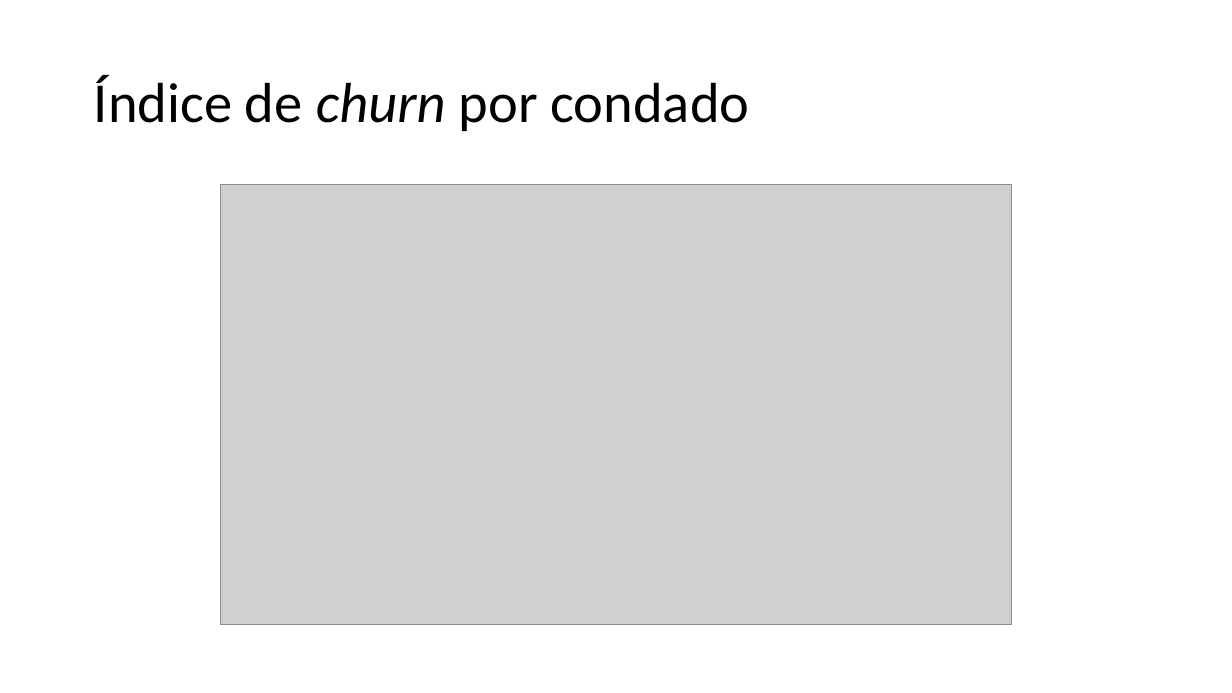
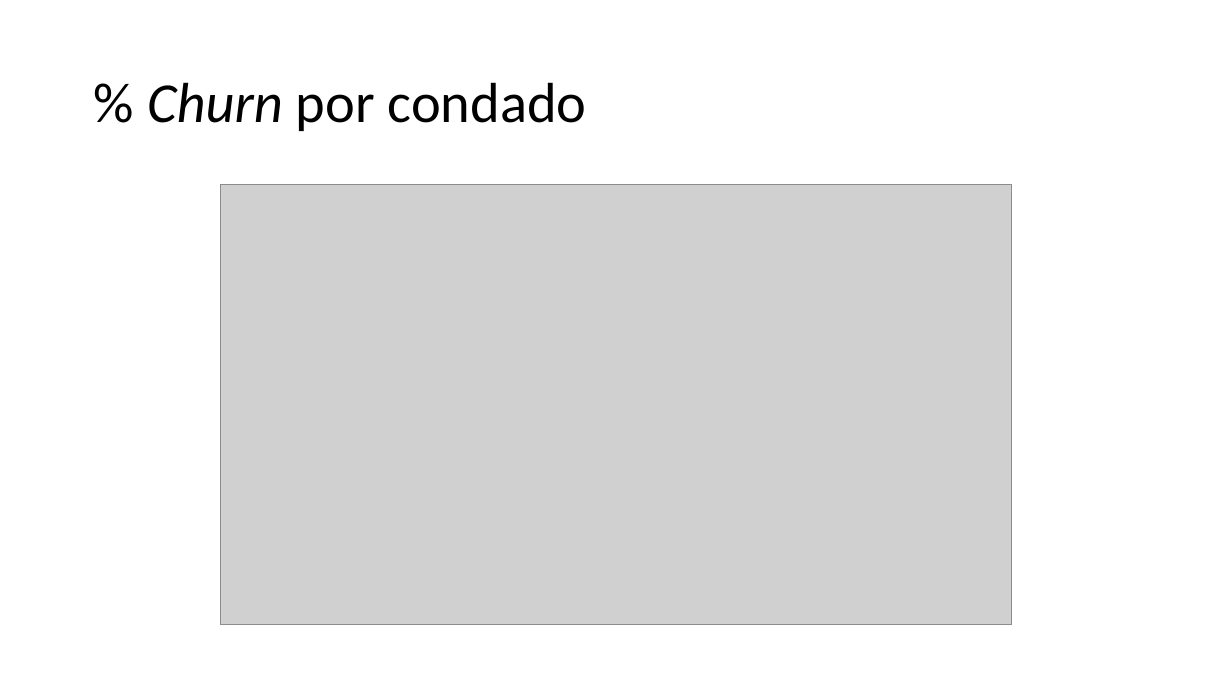
Before and after one commit to franzmonteiro/new_telco_churn, a slide deck: slide 5 of apresentacao.pptx (slide 6 before the commit). Drawn at 1232x693 pixels with LibreOffice and Linux fonts; fonts in the diff are those of the drawing; grey boxes stand for pictures; background and template pictures are left out. Boxes give left, top, right and bottom in pixels: in the first picture for what was removed or moved away, otherwise in the second. Text is boxed around its words. In the diff, an @@ line names an element or a change of style, - is before the commit and + after.

```diff
--- a/apresentacao.pptx
+++ b/apresentacao.pptx
@@ title at (147,82,587,131): text changed @@
-Índice de churn por condado
+% Churn por condado
```
Also in this commit, not shown: 10 other slides changed, 3 slides added, 4 slides removed.
